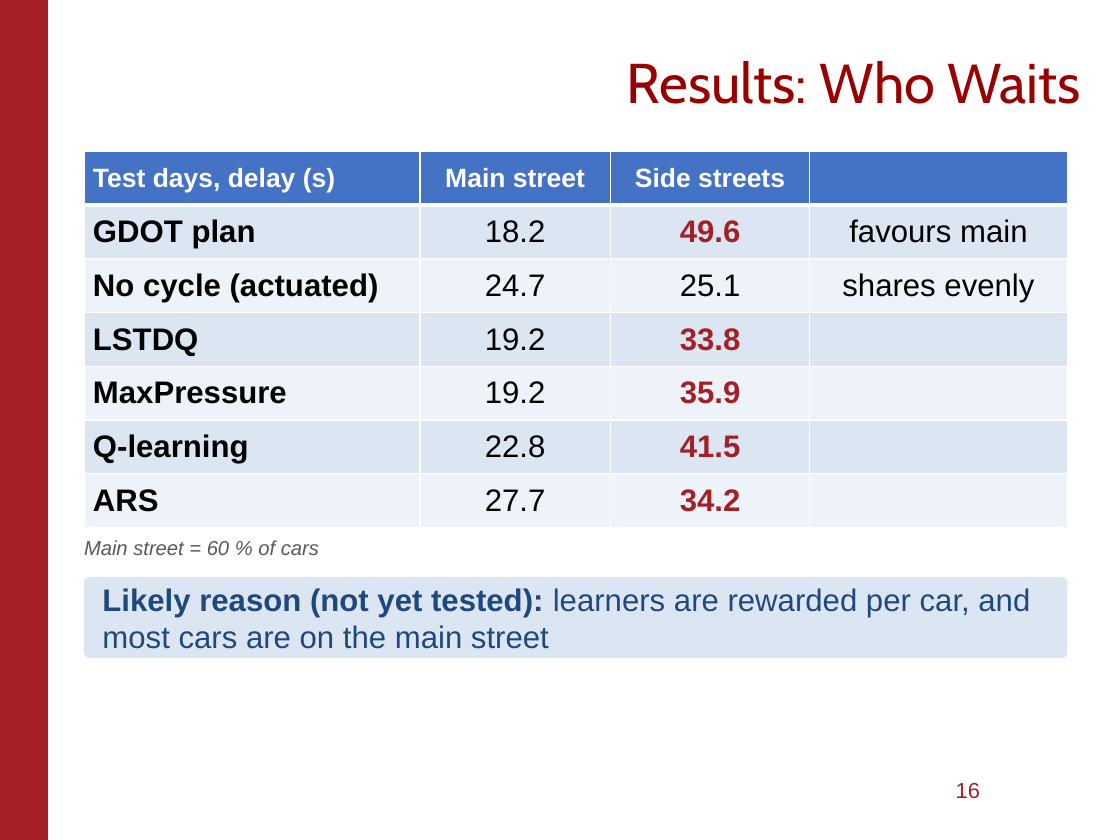
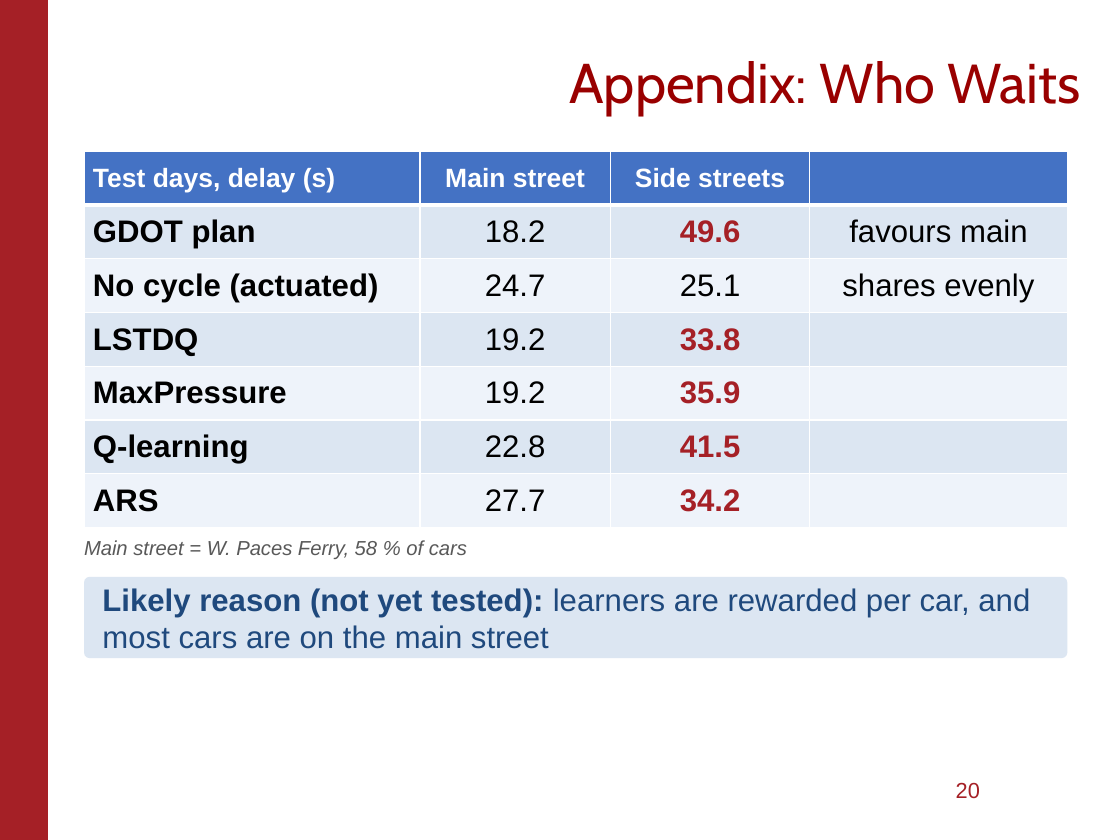
Before and after one commit to AndyMalela/gdot-dataset-conversion, a slide deck: slide 20 of presentation/final/eSocLab_MidtermTHISONE.pptx (slide 16 before the commit). Drawn at 1120x840 pixels with LibreOffice and Linux fonts; fonts in the diff are those of the drawing; background and template pictures are left out. Boxes give left, top, right and bottom in pixels: in the first picture for what was removed or moved away, otherwise in the second. Text is boxed around its words. In the diff, an @@ line names an element or a change of style, - is before the commit and + after.

```diff
--- a/presentation/final/eSocLab_MidtermTHISONE.pptx
+++ b/presentation/final/eSocLab_MidtermTHISONE.pptx
@@ title at (x1=569, y1=61, x2=1081, y2=116): text changed @@
-Results: Who Waits
+Appendix: Who Waits
@@ text at (x1=84, y1=540, x2=467, y2=559): text changed @@
-Main street = 60 % of cars
+Main street = W. Paces Ferry, 58 % of cars
@@ page number at (x1=956, y1=782, x2=980, y2=799): text changed @@
-16
+20
```
Also in this commit, not shown: 3 other slides changed, 2 slides added, 3 other files.
